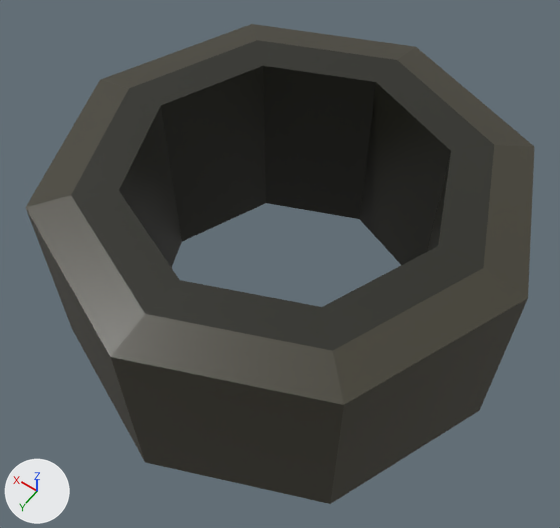
The Blender file game/blender/duct_tape.blend, before and after one commit.
One viewpoint serves both versions: a 50 mm camera at (-6.71, 9.72, 14.31) aimed at (-0.07, 0.42, -0.3). Every picture has the same lights, and +X, +Y and +Z are marked at lower left. The older version comes first.
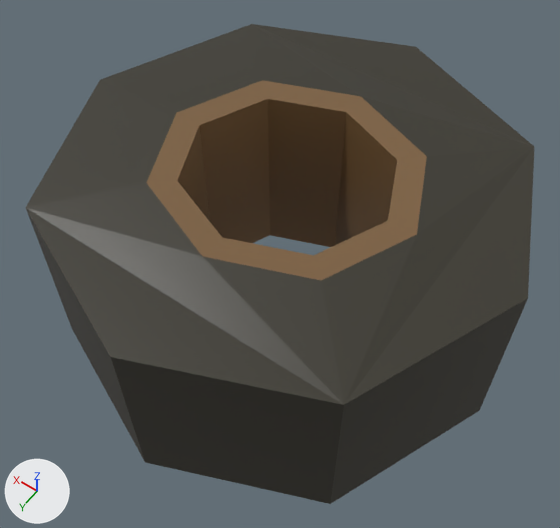
What differs and where, as boxes [x1, y1, x2, y2] in the pictures (560 x 528 px; the box of a moved part takes in the faces that stretch with it):
part 1 of me_cylinder_001, moved or reshaped
    both: [26, 40, 475, 403]
part 2 of me_cylinder_001, surface changed
    both: [26, 40, 475, 404]

Diff of the bpy script that builds the scene:
```diff
--- a/game/blender/duct_tape.blend.py
+++ b/game/blender/duct_tape.blend.py
@@ me_cylinder_001 @@
 me_cylinder_001.from_pydata(...)  # 48 vertices, 36 faces; spans x -0.67..0.67, y -0.67..0.67, z -1.0..1.0
 # used by ob_cylinder_001; location = (0.0, 0.0, 0.0); scale = (8.27, 8.27, 2.48)
-me_cylinder_001.vertices[16].co = (0.0, -0.55, 1.0)  # pixel (397, 60)
-me_cylinder_001.vertices[17].co = (0.55, 0.0, 1.0)  # pixel (128, 88)
-me_cylinder_001.vertices[18].co = (0.39, -0.39, 1.0)  # pixel (257, 40)
-me_cylinder_001.vertices[19].co = (-0.55, 0.0, 1.0)  # pixel (483, 268)
-me_cylinder_001.vertices[20].co = (-0.39, -0.39, 1.0)  # pixel (494, 144)
-me_cylinder_001.vertices[21].co = (-0.39, 0.39, 1.0)  # pixel (332, 350)
-me_cylinder_001.vertices[22].co = (0.39, 0.39, 1.0)  # pixel (71, 195)
-me_cylinder_001.vertices[23].co = (0.0, 0.55, 1.0)  # pixel (145, 313)
-me_cylinder_001.vertices[24].co = (0.0, -0.55, -1.0)
-me_cylinder_001.vertices[25].co = (0.55, 0.0, -1.0)
-me_cylinder_001.vertices[26].co = (0.39, -0.39, -1.0)
-me_cylinder_001.vertices[27].co = (-0.55, 0.0, -1.0)
-me_cylinder_001.vertices[28].co = (-0.39, -0.39, -1.0)
-me_cylinder_001.vertices[29].co = (-0.39, 0.39, -1.0)
-me_cylinder_001.vertices[30].co = (0.39, 0.39, -1.0)
-me_cylinder_001.vertices[31].co = (0.0, 0.55, -1.0)
-me_cylinder_001.vertices[32].co = (0.31, -0.31, 0.99)  # pixel (263, 65)
-me_cylinder_001.vertices[33].co = (0.31, -0.31, -0.99)  # pixel (266, 203)
-me_cylinder_001.vertices[34].co = (0.0, -0.44, 0.99)  # pixel (376, 82)
-me_cylinder_001.vertices[35].co = (-0.31, -0.31, 0.99)  # pixel (451, 151)
-me_cylinder_001.vertices[36].co = (-0.44, 0.0, 0.99)  # pixel (438, 246)
-me_cylinder_001.vertices[37].co = (-0.31, 0.31, 0.99)  # pixel (321, 306)
-me_cylinder_001.vertices[38].co = (0.31, 0.31, 0.99)  # pixel (118, 190)
-me_cylinder_001.vertices[39].co = (0.0, 0.44, 0.99)  # pixel (179, 280)
-me_cylinder_001.vertices[40].co = (0.0, -0.44, -0.99)  # pixel (359, 219)
-me_cylinder_001.vertices[41].co = (0.44, 0.0, 0.99)  # pixel (160, 105)
-me_cylinder_001.vertices[42].co = (0.44, 0.0, -0.99)  # pixel (181, 241)
-me_cylinder_001.vertices[43].co = (-0.44, 0.0, -0.99)
-me_cylinder_001.vertices[44].co = (-0.31, 0.31, -0.99)
-me_cylinder_001.vertices[45].co = (0.31, 0.31, -0.99)
-me_cylinder_001.vertices[46].co = (0.0, 0.44, -0.99)
-me_cylinder_001.vertices[47].co = (-0.31, -0.31, -0.99)
+# me_cylinder_001 part 1
+me_cylinder_001.vertices[16].co = (0.0, -0.35, 1.0)  # pixel (360, 96)
+me_cylinder_001.vertices[17].co = (0.38, 0.0, 1.0)  # pixel (176, 112)
+me_cylinder_001.vertices[18].co = (0.27, -0.25, 1.0)  # pixel (262, 80)
+me_cylinder_001.vertices[19].co = (-0.38, 0.0, 1.0)  # pixel (416, 234)
+me_cylinder_001.vertices[20].co = (-0.27, -0.25, 1.0)  # pixel (426, 156)
+me_cylinder_001.vertices[21].co = (-0.27, 0.25, 1.0)  # pixel (321, 280)
+me_cylinder_001.vertices[22].co = (0.27, 0.25, 1.0)  # pixel (146, 182)
+me_cylinder_001.vertices[23].co = (0.0, 0.35, 1.0)  # pixel (202, 256)
+me_cylinder_001.vertices[24].co = (0.0, -0.35, -1.0)
+me_cylinder_001.vertices[25].co = (0.38, 0.0, -1.0)
+me_cylinder_001.vertices[26].co = (0.27, -0.25, -1.0)
+me_cylinder_001.vertices[27].co = (-0.38, 0.0, -1.0)
+me_cylinder_001.vertices[28].co = (-0.27, -0.25, -1.0)
+me_cylinder_001.vertices[29].co = (-0.27, 0.25, -1.0)
+me_cylinder_001.vertices[30].co = (0.27, 0.25, -1.0)
+me_cylinder_001.vertices[31].co = (0.0, 0.35, -1.0)
+me_cylinder_001.vertices[32].co = (0.21, -0.2, 0.99)  # pixel (267, 98)
+me_cylinder_001.vertices[33].co = (0.21, -0.2, -0.99)  # pixel (269, 235)
+me_cylinder_001.vertices[34].co = (0.0, -0.28, 0.99)  # pixel (346, 112)
+me_cylinder_001.vertices[35].co = (-0.21, -0.2, 0.99)  # pixel (397, 160)
+me_cylinder_001.vertices[36].co = (-0.3, 0.0, 0.99)  # pixel (387, 220)
+me_cylinder_001.vertices[37].co = (-0.21, 0.2, 0.99)  # pixel (313, 255)
+me_cylinder_001.vertices[38].co = (0.21, 0.2, 0.99)  # pixel (177, 180)
+me_cylinder_001.vertices[39].co = (0.0, 0.28, 0.99)  # pixel (222, 237)
+me_cylinder_001.vertices[40].co = (0.0, -0.28, -0.99)
+me_cylinder_001.vertices[41].co = (0.3, 0.0, 0.99)  # pixel (199, 125)
+me_cylinder_001.vertices[42].co = (0.3, 0.0, -0.99)
+me_cylinder_001.vertices[43].co = (-0.3, 0.0, -0.99)
+me_cylinder_001.vertices[44].co = (-0.21, 0.2, -0.99)
+me_cylinder_001.vertices[45].co = (0.21, 0.2, -0.99)
+me_cylinder_001.vertices[46].co = (0.0, 0.28, -0.99)
+me_cylinder_001.vertices[47].co = (-0.21, -0.2, -0.99)
+# me_cylinder_001 part 2: texture (UV) coordinates of 36 of 36 faces, centred in x -0.57..0.57, y -0.57..0.57, z -0.99..0.99, changed; they spanned u 0.09..0.22, v 0.97..0.97 and now span u 0.08..0.3, v 0.8..0.95
 me_cylinder_001.materials.append(mat_material_001)
```
